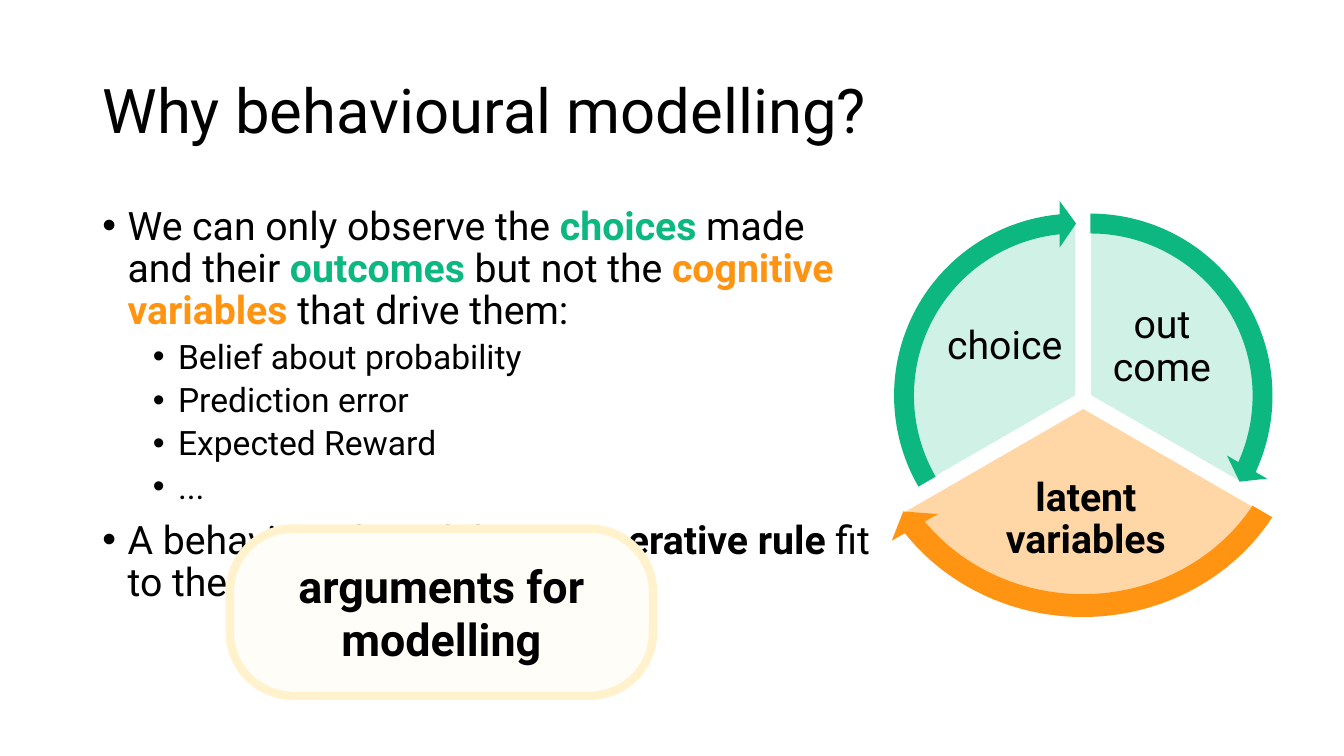
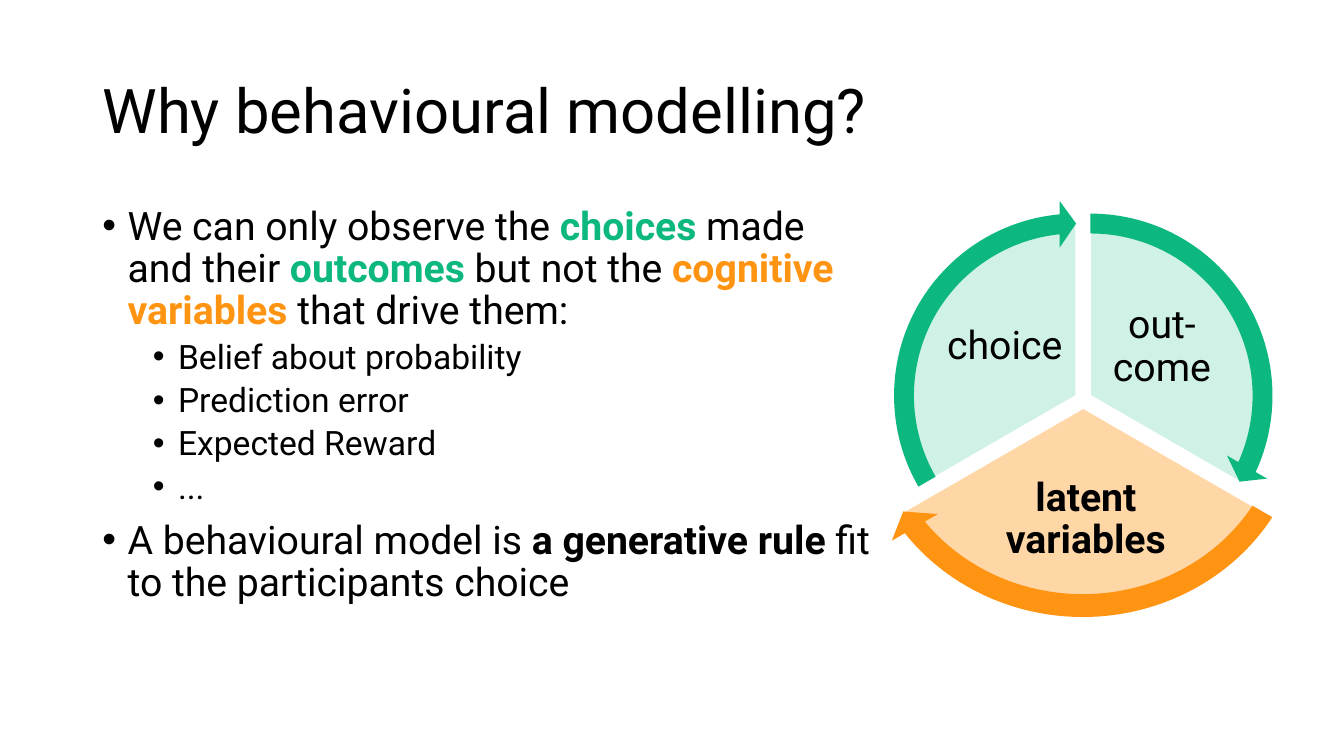
Before and after one commit to trNk27/Human_Data_Exploration, a slide deck: slide 25 of presentation/Prototype.pptx (slide 24 before the commit). Drawn at 1344x756 pixels with LibreOffice and Linux fonts; fonts in the diff are those of the drawing; background and template pictures are left out. Boxes give left, top, right and bottom in pixels: in the first picture for what was removed or moved away, otherwise in the second. Text is boxed around its words. In the diff, an @@ line names an element or a change of style, - is before the commit and + after.

```diff
--- a/presentation/Prototype.pptx
+++ b/presentation/Prototype.pptx
@@ text at (1113, 312, 1211, 382): text changed @@
-out come
+out-come
@@ rounded rectangle removed at (230, 528, 653, 696) @@
-arguments for modelling
```
Also in this commit, not shown: 9 other slides changed, 5 slides added, 4 slides removed, 17 other files.
